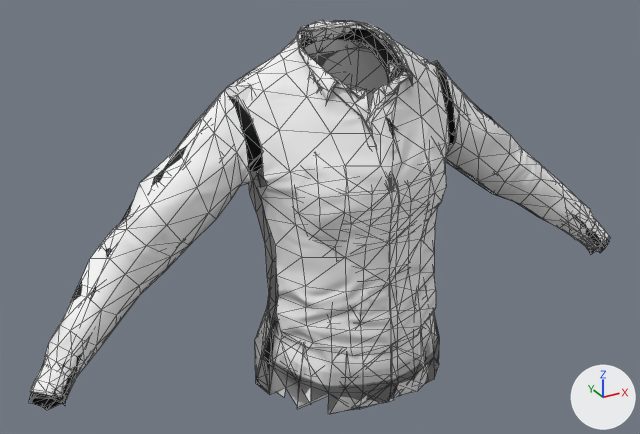
The glTF model packaging/garment-results/cross-body/andre_casual-to-emma_casual/Top_shirt/Top_shirt.glb as it was, and as the next commit left it.
The view is the same before and after, from a 50 mm lens placed at (-0.694, -1.135, 1.79), pointed at (-0.046, 0.043, 1.201). Every picture has the same lights, and +X, +Y and +Z are marked at lower right. The first picture is the older version. Mesh edges are drawn as thin lines.

Before the edit, the objects in view are built like this:
```python
me_mesh_023 = bpy.data.meshes.new('Mesh.023')
me_mesh_023.from_pydata(...)  # 696 vertices, 1088 faces; spans x -0.546..0.546, y -0.113..0.155, z 1.013..1.508
me_mesh_023.materials.append(mat_top_shirt)
me_mesh_024 = bpy.data.meshes.new('Mesh.024')
me_mesh_024.from_pydata(...)  # 938 vertices, 1718 faces; spans x -0.551..0.551, y -0.116..0.159, z 0.91..1.506
me_mesh_024.materials.append(mat_top_shirt)
ob_fitted_top_shirt = bpy.data.objects.new('Fitted_Top_shirt', me_mesh_023)
ob_fitted_top_shirt.location = (0.0, 0.0, 0.0)
ob_liner_top_shirt = bpy.data.objects.new('Liner_Top_shirt', me_mesh_024)
ob_liner_top_shirt.location = (0.0, 0.0, 0.0)
```
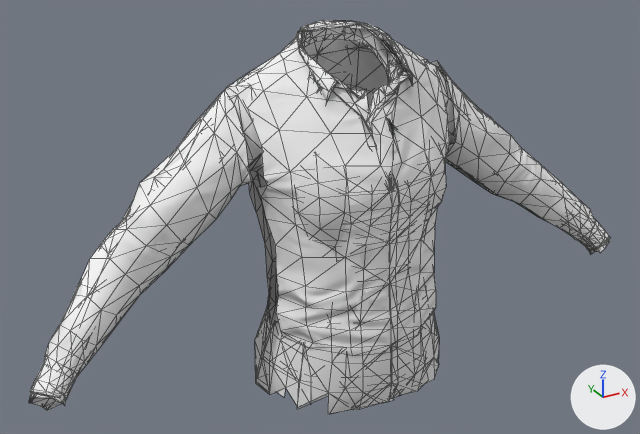
Changed parts and their boxes (x1, y1, x2, y2) in the pictures (640 x 434 px):
```json
{"object": "Liner_Top_shirt", "change": "recoloured", "before": [29, 24, 609, 414], "after": [29, 24, 609, 414]}
```

The change, as JSON lines over the scene's bpy script:
```json
{"op": "add", "block": "mat_liner_fabric", "code": ["mat_liner_fabric = bpy.data.materials.new('Liner_fabric')", "# nodes: BsdfPrincipled, Mix, OutputMaterial, VertexColor", "# colours: white #e7e7e7, mixed with the vertex colours"]}
{"block": "me_mesh_024", "where": "me_mesh_024.from_pydata(...)  # 938 vertices, 1718 faces; spans x -0.551..0.551, y -0.116..0.159, z 0.91..1.506"}
{"op": "remove", "block": "me_mesh_024", "code": "me_mesh_024.materials.append(mat_top_shirt)"}
{"op": "add", "block": "me_mesh_024", "code": "me_mesh_024.materials.append(mat_liner_fabric)"}
```
